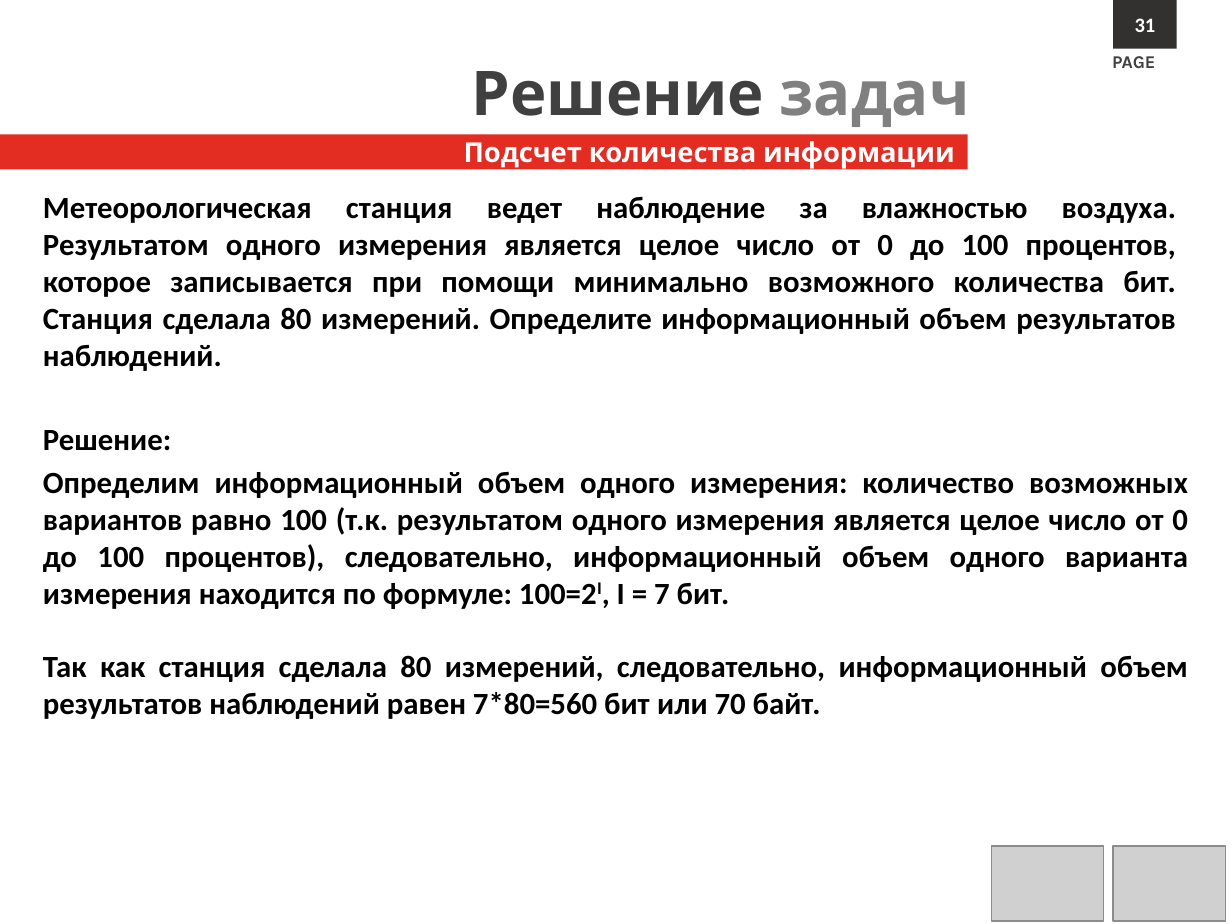
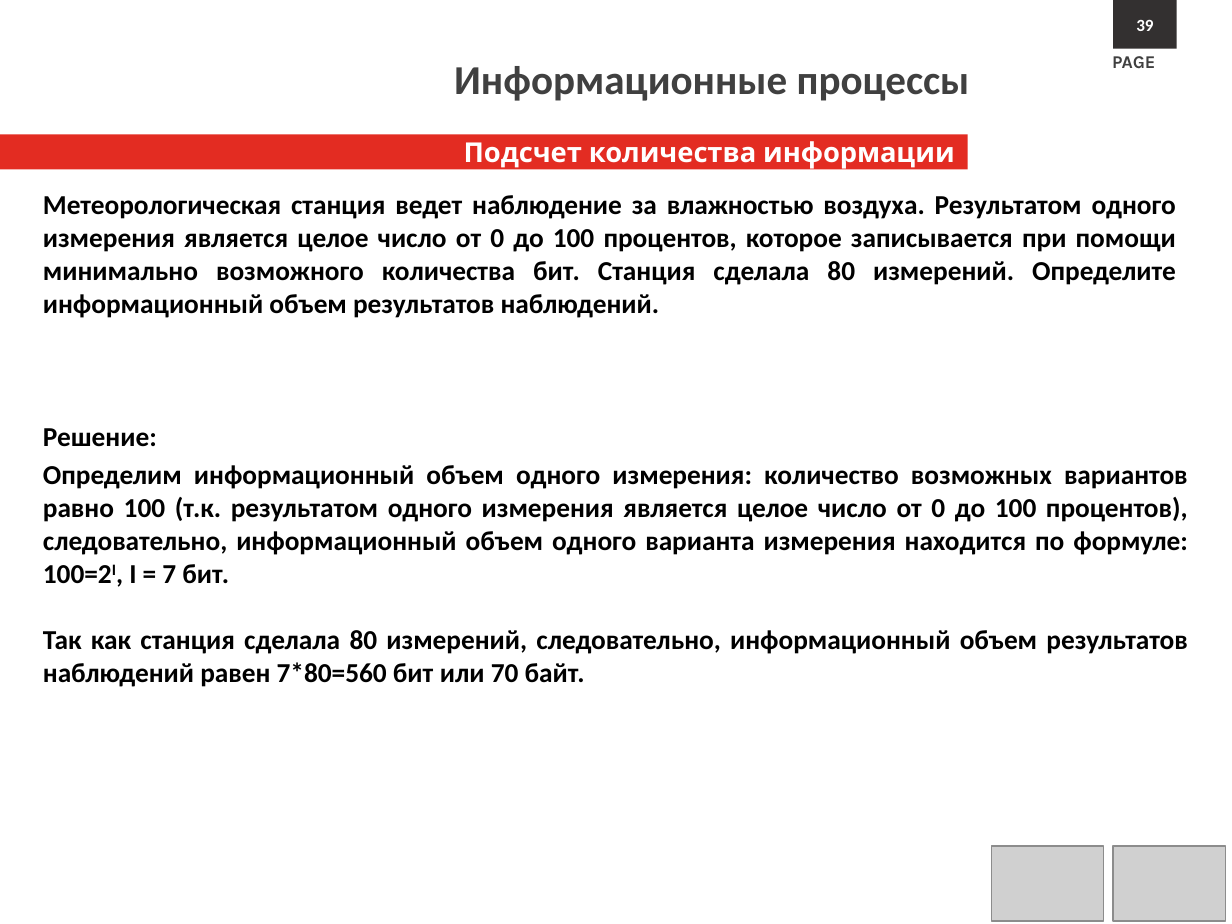
Before and after one commit to s1211001142/computer_science_course, a slide deck: slide 39 of Lectures/Л1.Информационные процессы.pptx (slide 32 before the commit). Drawn at 1232x924 pixels with LibreOffice and Linux fonts; fonts in the diff are those of the drawing; grey boxes stand for pictures; background and template pictures are left out. Boxes give left, top, right and bottom in pixels: in the first picture for what was removed or moved away, otherwise in the second. Text is boxed around its words. In the diff, an @@ line names an element or a change of style, - is before the commit and + after.

```diff
--- a/Lectures/Л1.Информационные процессы.pptx
+++ b/Lectures/Л1.Информационные процессы.pptx
@@ text in rectangle at (1136,20,1153,31): text changed; size 12 to 10 pt @@
-31
+39
@@ text at (454,66,970,101): text changed; size 36 to 24 pt; font Karla to Calibri @@
-Решение задач
+Информационные процессы
@@ text "Метеорологическая станция ведет наблюдение за ..." at (43,195,1176,318): size 18 to 16 pt @@
@@ text "Решение:" at (43,428,1188,687): size 18 to 16 pt @@
```
Also in this commit, not shown: 47 other slides changed, 7 slides added, 13 slides removed, 10 other files.
